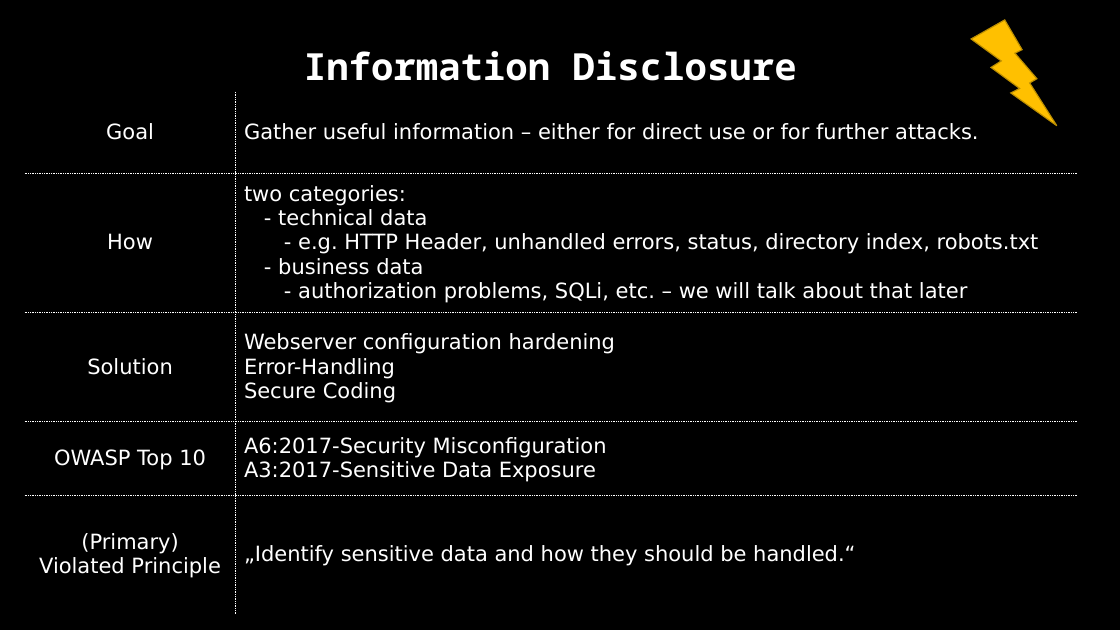
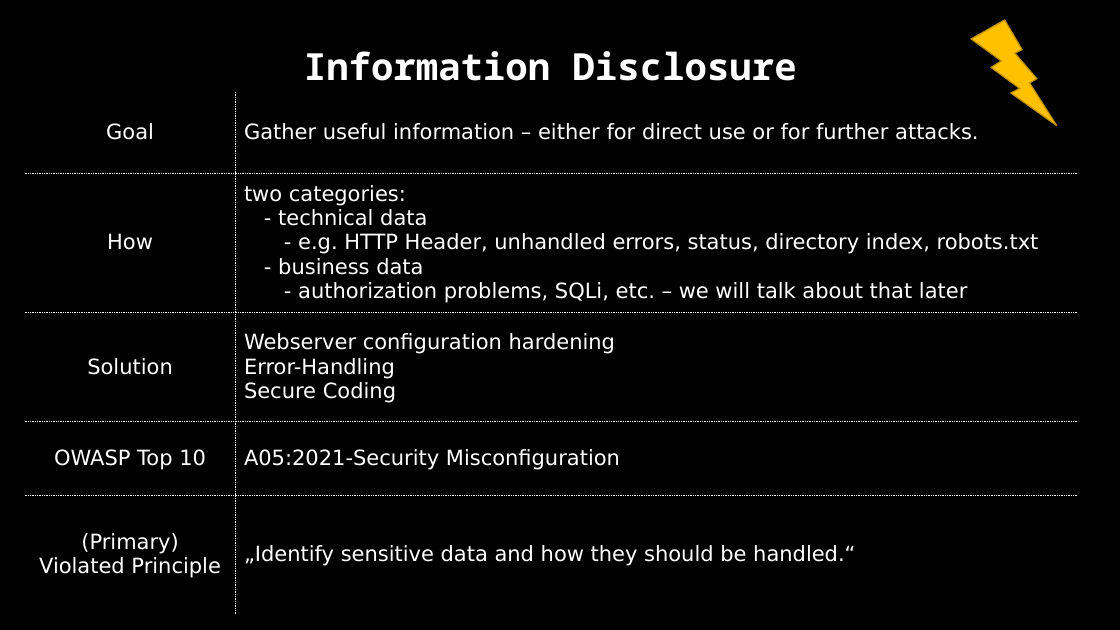
Before and after one commit to dschwarz91/websec-lecture, a slide deck: slide 11 of slides/X_Revision_Day_1.pptx. Drawn at 1120x630 pixels with LibreOffice and Linux fonts; fonts in the diff are those of the drawing. Boxes give left, top, right and bottom in pixels: in the first picture for what was removed or moved away, otherwise in the second. Text is boxed around its words. In the diff, an @@ line names an element or a change of style, - is before the commit and + after.

```diff
--- a/slides/X_Revision_Day_1.pptx
+++ b/slides/X_Revision_Day_1.pptx
@@ table at <box>24,34,1076,613</box> @@
-row 5, column 2: A6:2017-Security Misconfiguration / A3:2017-Sensitive Data Exposure
+row 5, column 2: A05:2021-Security Misconfiguration
```
Also in this commit, not shown: 3 other slides changed, 2 other files.
